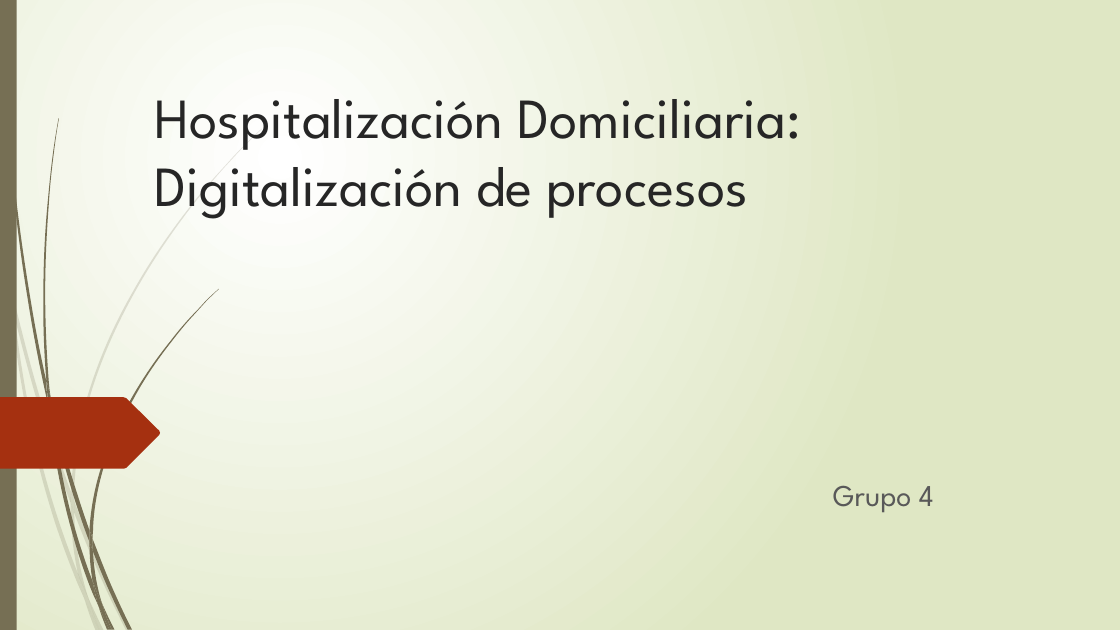
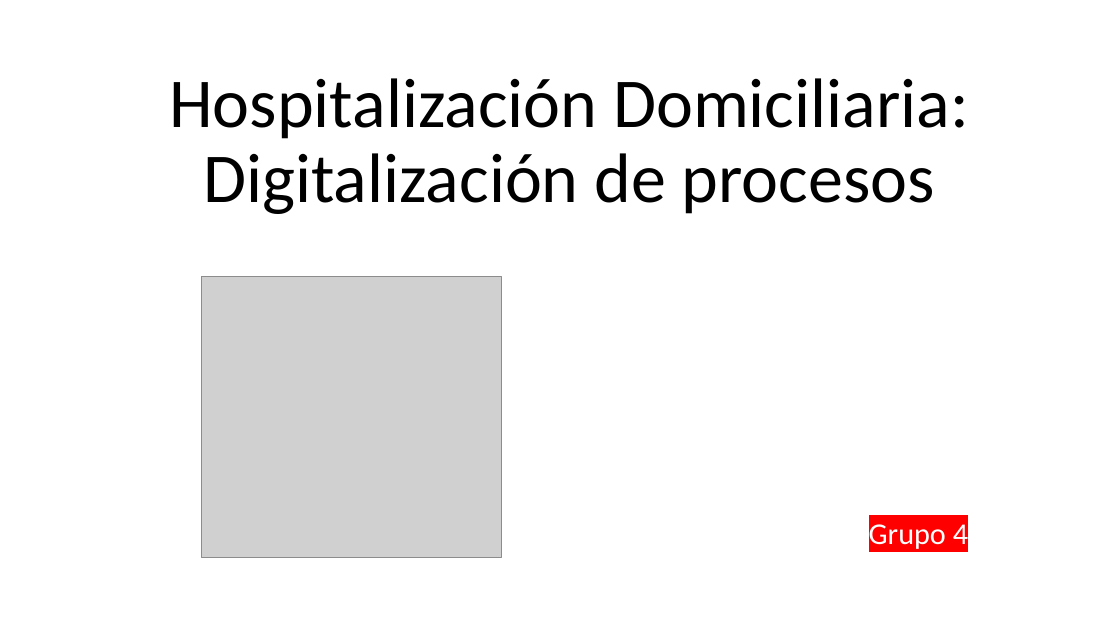
Before and after one commit to DanSotoC/G4HD, a slide deck: slide 1 of Hospitalización Domiciliaria.pptx. Drawn at 1120x630 pixels with LibreOffice and Linux fonts; fonts in the diff are those of the drawing; grey boxes stand for pictures. Boxes give left, top, right and bottom in pixels: in the first picture for what was removed or moved away, otherwise in the second. Text is boxed around its words. In the diff, an @@ line names an element or a change of style, - is before the commit and + after.

```diff
--- a/Hospitalización Domiciliaria.pptx
+++ b/Hospitalización Domiciliaria.pptx
@@ background gradient #FFFFFF to #DFE8C4 to #FFFFFF @@
@@ rectangle removed at box(0, 0, 17, 630) @@
@@ title "Hospitalización Domiciliaria: Digitalización de procesos" at box(169, 78, 969, 214): size 48.6 to 60 pt, font League Spartan to Calibri, text colour #262626 to #000000; alignment left to centre; line spacing 1 to 0.9 @@
@@ picture added at box(202, 276, 502, 558) @@
@@ freeform shape removed at box(0, 397, 160, 469) @@
@@ subtitle "Grupo 4": place and size @@
-subtitle "Grupo 4" at box(833, 486, 934, 512)
+subtitle "Grupo 4" at box(869, 524, 968, 549)
@@ subtitle "Grupo 4" at box(869, 524, 968, 549): font League Spartan to Calibri, text colour #595959 to #FFFFFF, highlight none to #FF0000; alignment left to centre; line spacing 1 to 0.8 @@
@@ group removed at box(0, 129, 262, 630): 10 freeform shapes @@
@@ group removed at box(3, 0, 218, 630): 12 freeform shapes @@
```
Also in this commit, not shown: 3 other slides changed.
